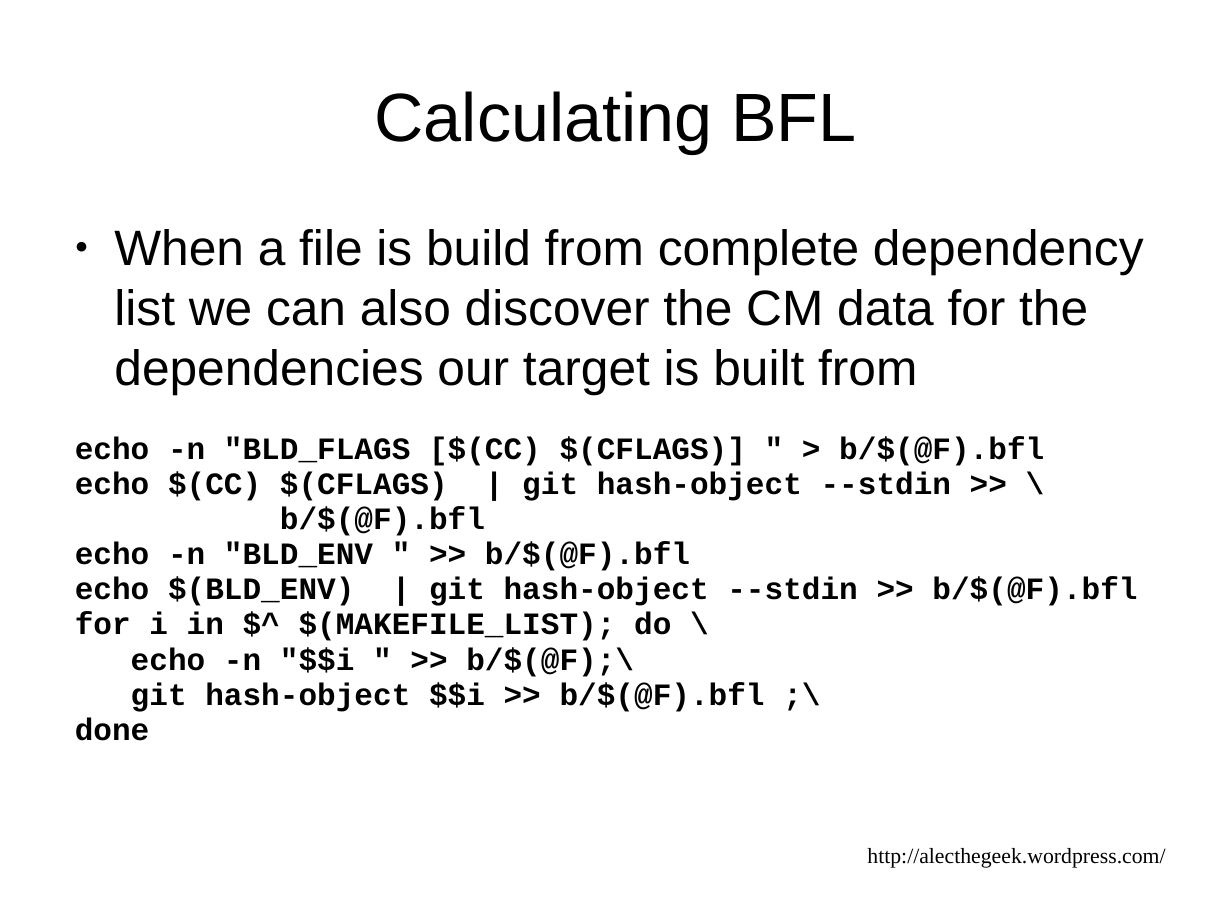
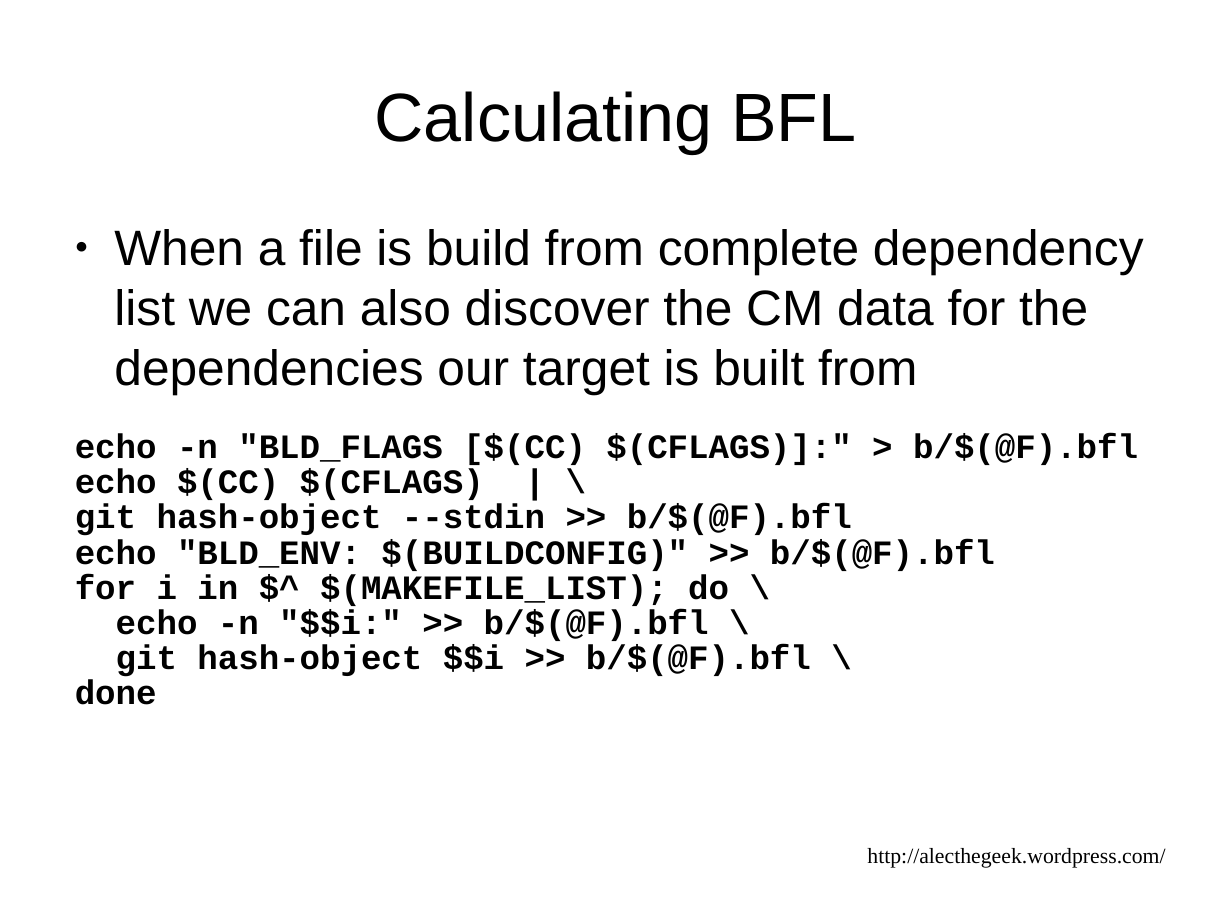
Before and after one commit to alecthegeek/gitbuilding, a slide deck: slide 25 of DevOpsDownUnderPresentation.odp. Drawn at 1232x924 pixels with LibreOffice and Linux fonts; fonts in the diff are those of the drawing. Boxes give left, top, right and bottom in pixels: in the first picture for what was removed or moved away, otherwise in the second. Text is boxed around its words. In the diff, an @@ line names an element or a change of style, - is before the commit and + after.

Commit message:
Updated slides with code fixes

```diff
--- a/DevOpsDownUnderPresentation.odp
+++ b/DevOpsDownUnderPresentation.odp
@@ text at [75,433,1138,574]: text changed; size 20 to 22 pt @@
-echo -n "BLD_FLAGS [$(CC) $(CFLAGS)] " > b/$(@F).bfl
-echo $(CC) $(CFLAGS) | git hash-object --stdin >> \
-b/$(@F).bfl
-echo -n "BLD_ENV " >> b/$(@F).bfl
-echo $(BLD_ENV) | git hash-object --stdin >> b/$(@F).bfl
+echo -n "BLD_FLAGS [$(CC) $(CFLAGS)]:" > b/$(@F).bfl
+echo $(CC) $(CFLAGS) | \
+git hash-object --stdin >> b/$(@F).bfl
+echo "BLD_ENV: $(BUILDCONFIG)" >> b/$(@F).bfl
@@ text at [75,574,729,705]: size 20 to 22 pt in "for i in $^ $(MAKEFILE_LIST); do \", "done" @@
@@ text at [116,609,811,677]: text changed; size 20 to 22 pt @@
-echo -n "$$i " >> b/$(@F);\
-git hash-object $$i >> b/$(@F).bfl ;\
+echo -n "$$i:" >> b/$(@F).bfl \
+git hash-object $$i >> b/$(@F).bfl \
```
Also in this commit, not shown: 1 other slide changed.
